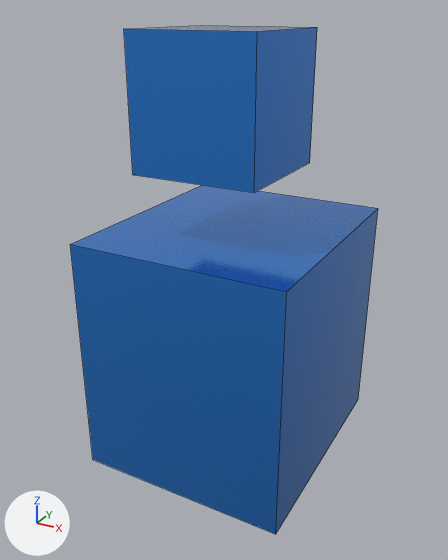
One commit to the FBX model PuzzleGame/Assets/_Main/Art/Models/Player/PlayerCube.fbx: the scene before it, then after it.
Before and after are seen from a 50 mm lens placed at (1.78, -3.41, 2.89), pointed at (-0.04, -0.1, 1.24). Lighting does not change. The marker at lower left points along +X, +Y and +Z. Mesh edges are drawn as thin lines. Where no turn or scale is listed for an object, it has been applied to the vertices.

The first picture shows 'Head', 'Torzo'.
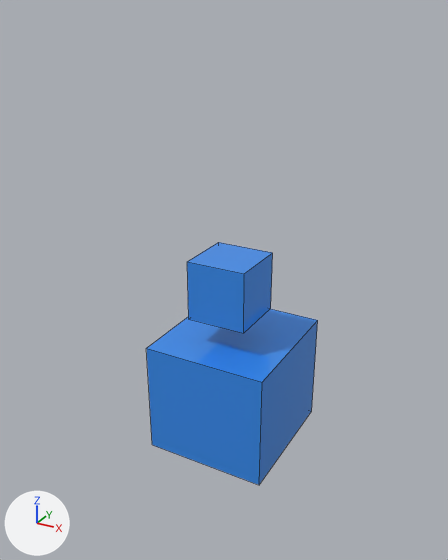
Where the newer file only moved an object's origin or applied its transform, the numbers keep the older frame.

Where the change shows, as pixel boxes (x1, y1, x2, y2) in the pictures (448 x 560 px):
'Torzo', surface changed, mesh rescaled (44% narrower, 49% shorter)
    before: (70, 185, 378, 534)
    after: (146, 309, 318, 485)
'Head', deleted (blue)
    before: (124, 25, 317, 193)
'Head.001', added (blue)
    after: (187, 242, 273, 333)

The edits, one by one:
In material 'Material.004' (mat_material_004), metallic goes from 0.792 to 0.208.
me_cube_003 has 8 vertices, 6 faces and spans x -0.7..0.7, y -0.8..0.8, z -0.8..0.8.
me_cube_003 is used by ob_torzo; location (0.0, 0.0, 0.799).
me_cube_003 part 1: the whole mesh is scaled about its middle by (0.613, 0.587, 0.5), then moved by (0.0, 0.0, -0.4).
Mesh me_cube_004_1 is new.
It is a box spanning x -0.206..0.206, y -0.206..0.206, z -0.206..0.206.
It uses material mat_material_004 (blue #3e96fc).
Object 'Head' (ob_head) is deleted.
Object 'Head.001' (ob_head_001) is new; it shows me_cube_004_1.
Its location is (0.0, -0.082, 1.198).
